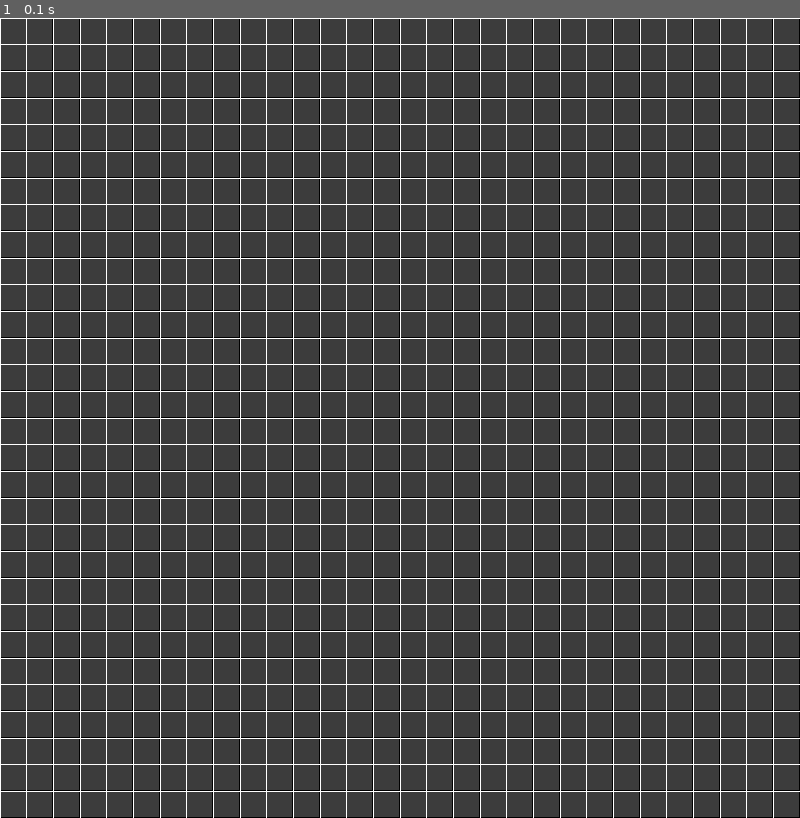
Above: before the commit, frame 1.
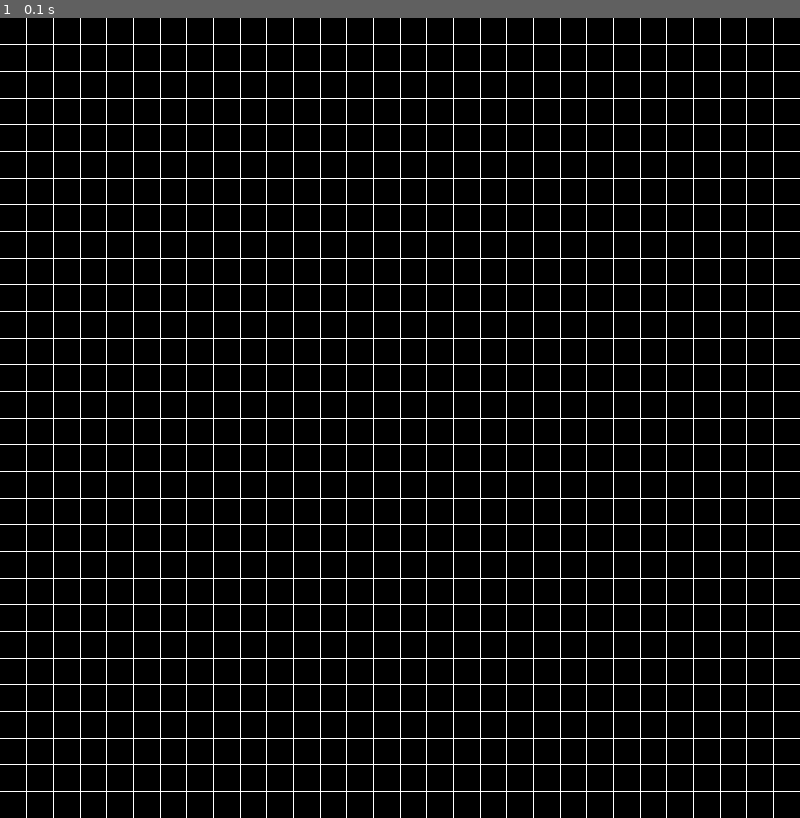
Above: after the commit, the same moment.

Repository: chamodhk/game-of-life-pygame
Game: pygame game, started from game-of-life.py
Two runs of this game, one before a commit and one after it. Both use one fixed random seed, a clock stepped at 60 frames per second and the inputs below.
Inputs:
- Up to frame 1 (0.1 s): no input

The runs differ from the first frame. In frame 1, 88% of the frame differs, in the area x 0-100%, y 0-100%.

Commit message:
Update game-of-life.py

Diff:
--- a/game-of-life.py
+++ b/game-of-life.py
@@ -5,7 +5,7 @@
 HEIGHT = 800
 
 WHITE = (255, 255, 255),
-GREY = (60, 60, 60)
+
 BLACK = (0, 0, 0)
 
 
@@ -92,7 +92,7 @@
             if clicked[i][j] == 1:
                 color = WHITE
             else:
-                color = GREY
+                color = BLACK
             box = pygame.draw.rect(
                 screen,
                 color,
@@ -106,21 +106,21 @@
 
             boxes.append((box, (i, j)))
 
-    for i in range(x_boxes):
+    for i in range(1,x_boxes):
         pygame.draw.line(
             screen,
             WHITE,
-            (i*box_width, 0),
-            (i*box_width, HEIGHT),
+            ((i*box_width), 0),
+            ((i*box_width), HEIGHT),
 
         )
 
-    for j in range(y_boxes):
+    for j in range(1,y_boxes):
         pygame.draw.line(
             screen,
             WHITE,
-            (0, j*box_height),
-            (WIDTH, j*box_height),
+            (0, (j*box_height)),
+            (WIDTH, (j*box_height)),
 
         )
 
@@ -150,6 +150,6 @@
     boxes = draw_grid(clicked)
 
     pygame.display.flip()
-    clock.tick(1)
+    clock.tick(60)
 
 pygame.quit()
